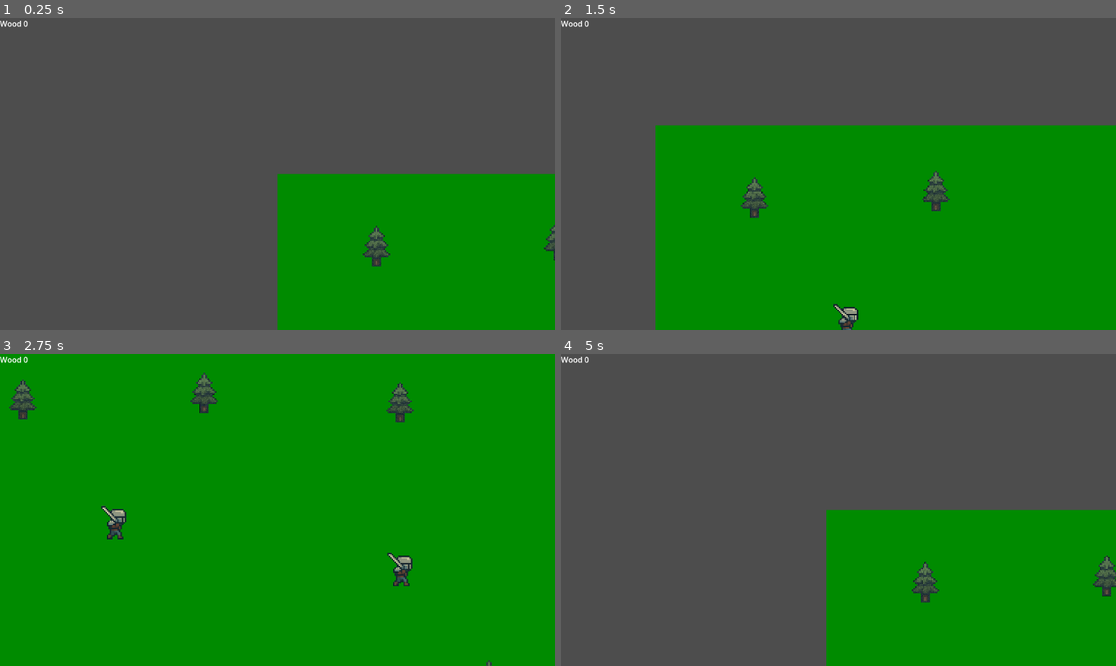
Above: before the commit, frames 1-4 (two rows, left to right).
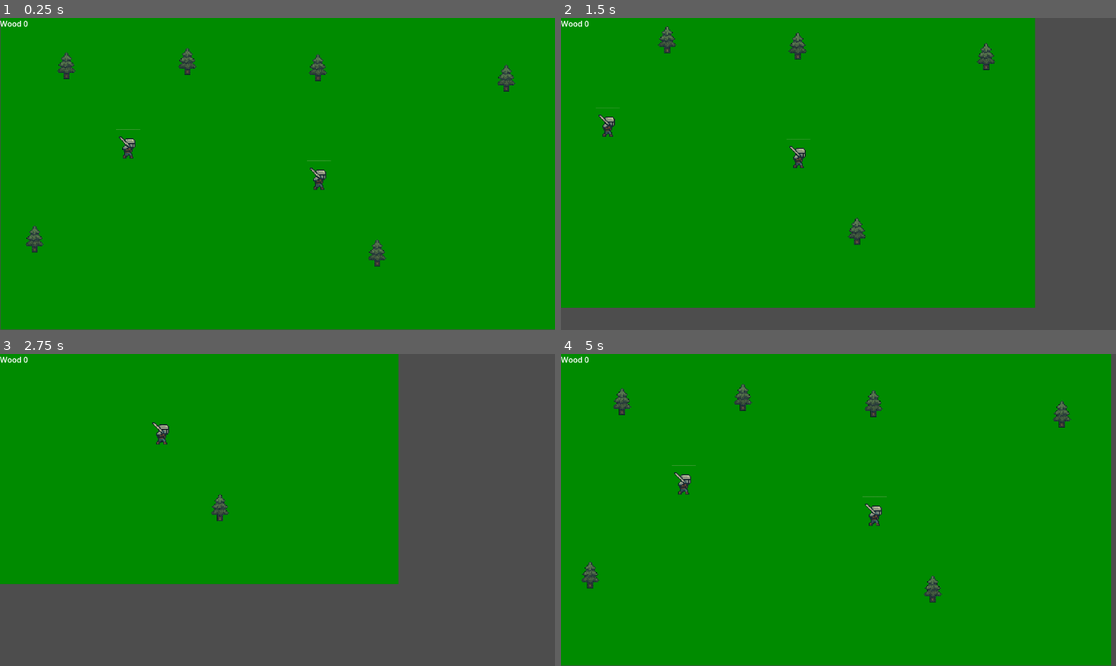
Above: after the commit, the same moments.

Repository: vili-00/rts-peli
Game: Godot game, scene res://world.tscn
Same seed, same stepped clock (60 frames per second), same inputs: the game is played once before the commit and once after it.
Inputs (mouse positions are in pixels of both pictures, inside the frame that each line leads up to):
- Up to frame 1 (0.25 s): no input
- Up to frame 2 (1.5 s): tap Enter at 0.5 s; move the mouse to (960, 158) at 0.52 s; hold Right (Ui_Right) 0.53-1.28 s; click (960, 158) at 0.6 s; move the mouse to (727, 189) at 1.27 s; hold Down (Ui_Down) from 1.28 s (still down); right-click (727, 189) at 1.35 s
- Up to frame 3 (2.75 s): move the mouse to (288, 538) at 2.02 s; release Down (Ui_Down) at 2.03 s; hold Right (Ui_Right) from 2.03 s (still down); click (288, 538) at 2.1 s
- Up to frame 4 (5 s): move the mouse to (960, 572) at 2.77 s; release Right (Ui_Right) at 2.78 s; hold Up (Ui_Up) 2.78-3.53 s; right-click (960, 572) at 2.85 s; move the mouse to (1005, 556) at 3.52 s; hold Left (Ui_Left) from 3.53 s (still down); click (1005, 556) at 3.6 s; move the mouse to (672, 463) at 4.27 s; right-click (672, 463) at 4.35 s

The runs differ from the first frame. In frame 1, 75% of the frame differs, in the area x 0-100%, y 0-100%; in frame 2, 55%; in frame 3, 48%; in frame 4, 74%.

Commit message:
Kameraa korjattu

Diff:
--- a/world.tscn
+++ b/world.tscn
@@ -15,7 +15,7 @@
 color = Color(1.29953e-06, 0.545258, 9.62615e-08, 1)
 
 [node name="Camera" type="Camera2D" parent="."]
-zoom = Vector2(1.5, 1.5)
+offset = Vector2(575, 325.47)
 script = ExtResource("1_f3sb7")
 
 [node name="Units" type="Node2D" parent="."]
